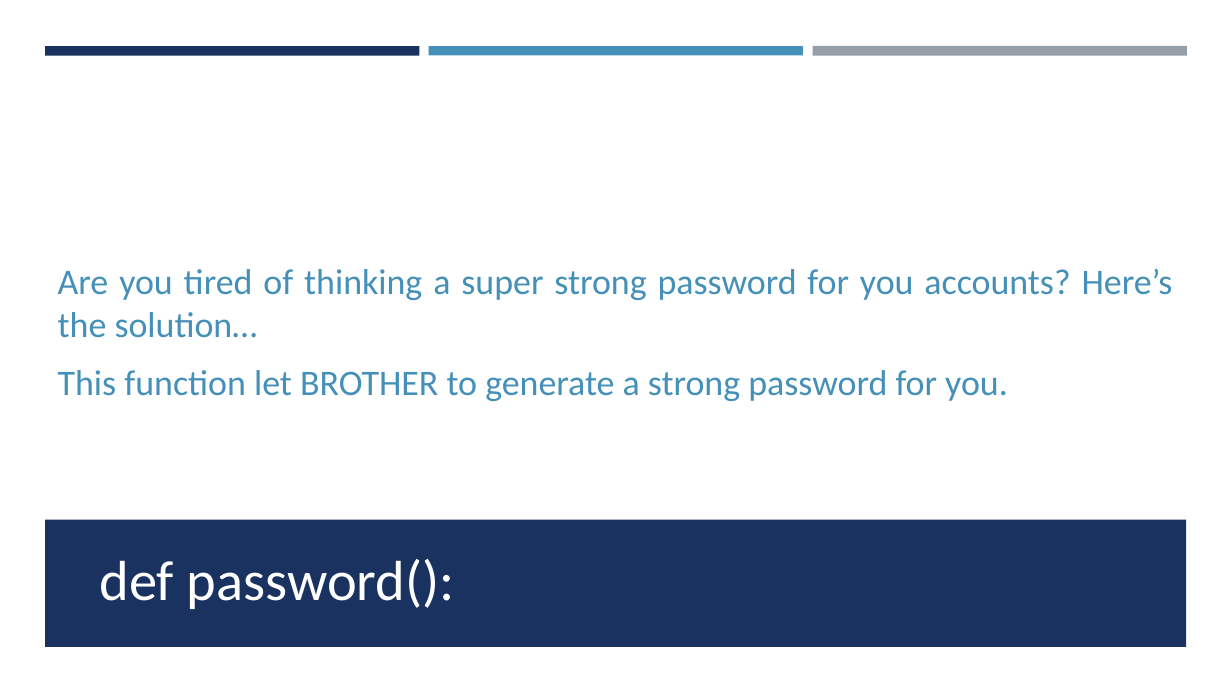
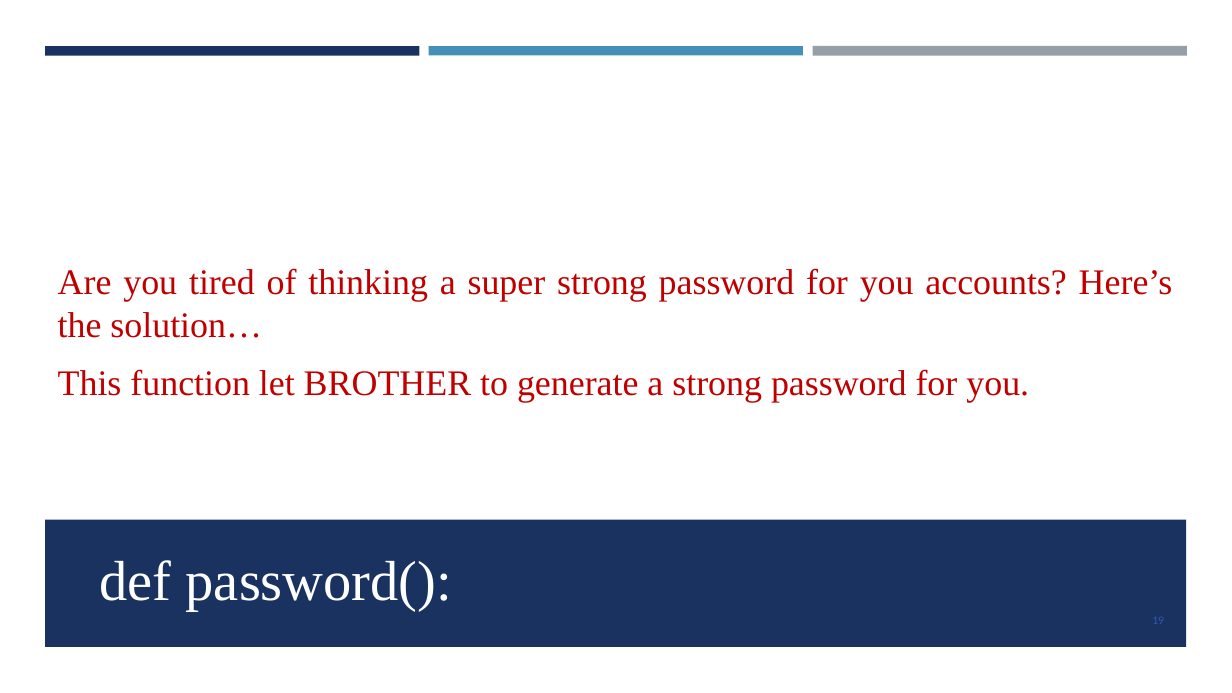
Before and after one commit to GopalSharma16/zonal_project, a slide deck: slide 19 of BROTHER.pptx (slide 15 before the commit). Drawn at 1232x693 pixels with LibreOffice and Linux fonts; fonts in the diff are those of the drawing. Boxes give left, top, right and bottom in pixels: in the first picture for what was removed or moved away, otherwise in the second. Text is boxed around its words. In the diff, an @@ line names an element or a change of style, - is before the commit and + after.

```diff
--- a/BROTHER.pptx
+++ b/BROTHER.pptx
@@ text "Are you tired of thinking ..." at [58, 268, 1173, 402]: font Calibri to Times New Roman, text colour #4590B8 to #C00000 @@
@@ title "def password():" at [99, 560, 452, 611]: font Calibri to Times New Roman @@
@@ page number added at [1152, 617, 1164, 624], 9 pt, text #2F5AAC @@
+19
```
Also in this commit, not shown: 24 other slides changed, 7 slides added, 2 other files.
